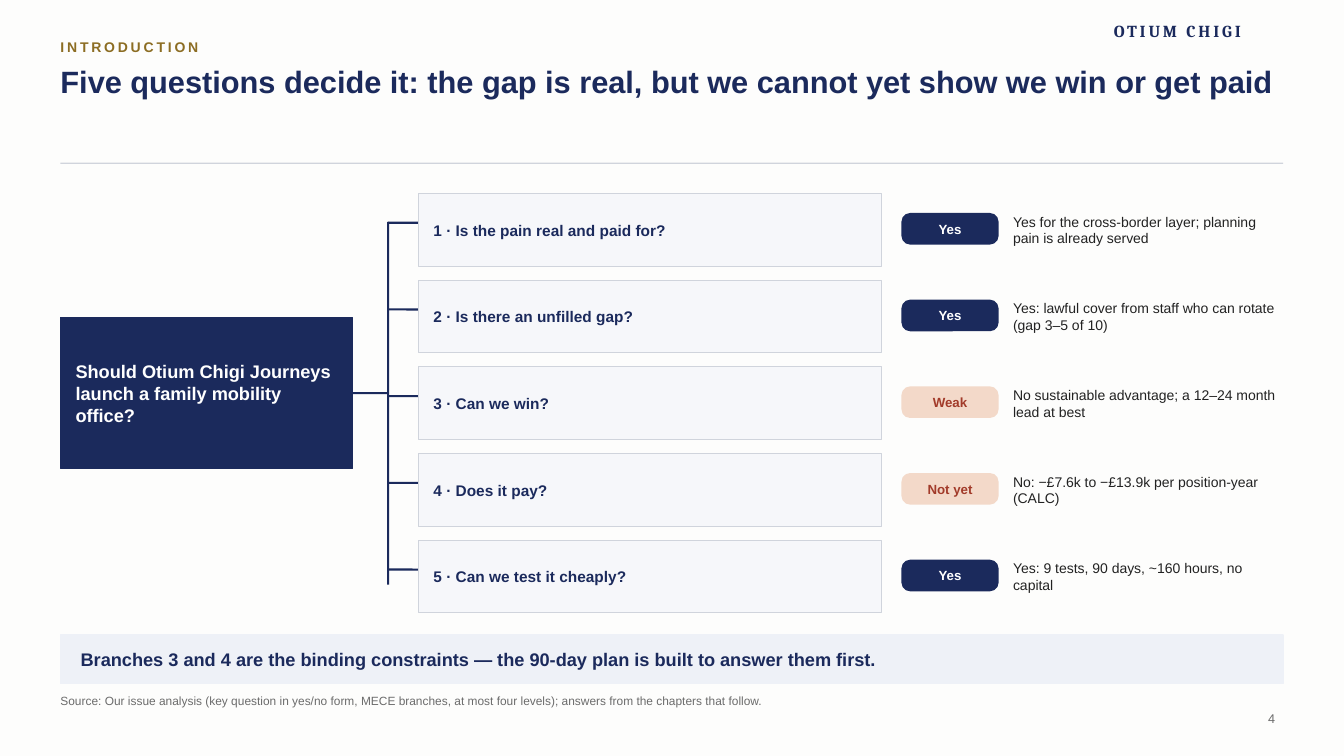
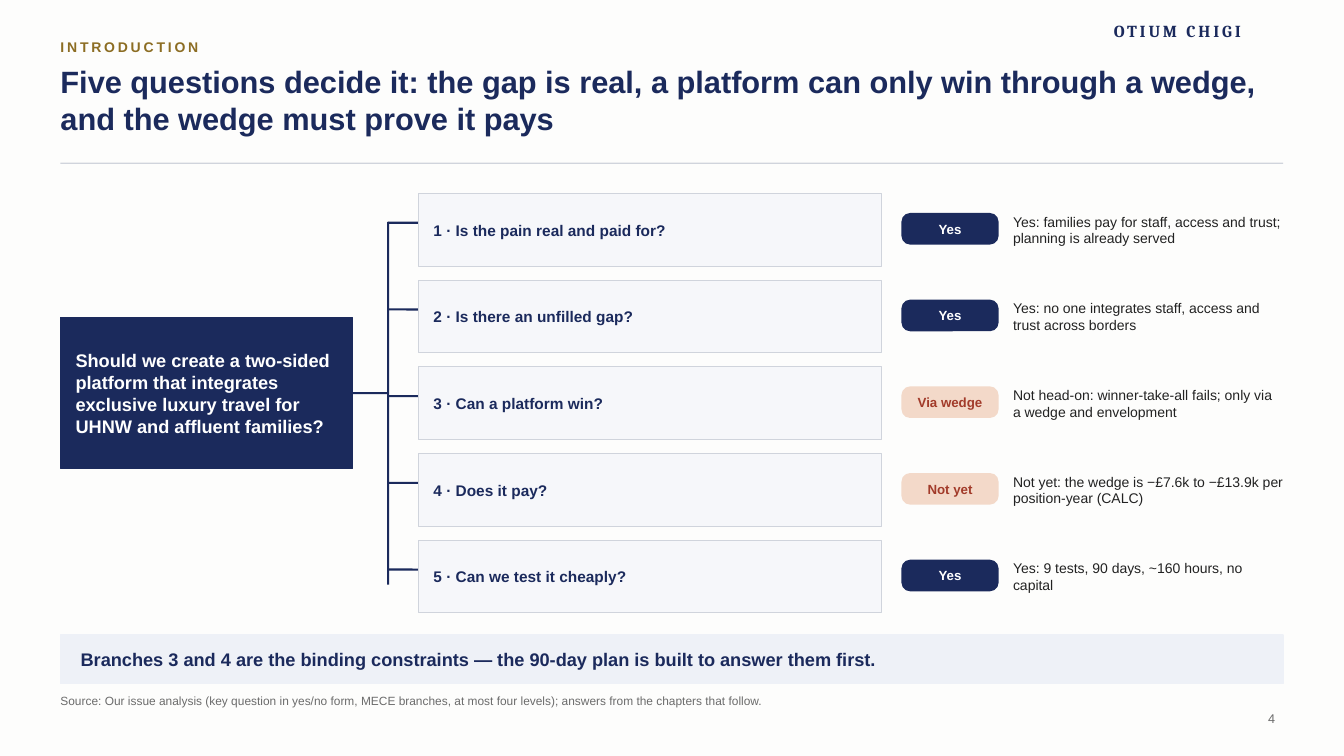
Before and after one commit to algarcalebe-web/legendary-bassoon, a slide deck: slide 4 of deck/Otium_Chigi_Journeys_Strategy_Deck.pptx. Drawn at 1344x756 pixels with LibreOffice and Linux fonts; fonts in the diff are those of the drawing; background and template pictures are left out. Boxes give left, top, right and bottom in pixels: in the first picture for what was removed or moved away, otherwise in the second. Text is boxed around its words. In the diff, an @@ line names an element or a change of style, - is before the commit and + after.

```diff
--- a/deck/Otium_Chigi_Journeys_Strategy_Deck.pptx
+++ b/deck/Otium_Chigi_Journeys_Strategy_Deck.pptx
@@ title at box(60, 70, 1255, 135): text changed @@
-Five questions decide it: the gap is real, but we cannot yet show we win or get paid
+Five questions decide it: the gap is real, a platform can only win through a wedge, and the wedge must prove it pays
@@ text at box(1013, 217, 1281, 246): text changed @@
-Yes for the cross-border layer; planning pain is already served
+Yes: families pay for staff, access and trust; planning is already served
@@ text at box(1013, 303, 1259, 330): text changed @@
-Yes: lawful cover from staff who can rotate (gap 3–5 of 10)
+Yes: no one integrates staff, access and trust across borders
@@ text at box(76, 353, 330, 433): text changed @@
-Should Otium Chigi Journeys launch a family mobility office?
+Should we create a two-sided platform that integrates exclusive luxury travel for UHNW and affluent families?
@@ text at box(433, 398, 603, 412): text changed @@
-3 · Can we win?
+3 · Can a platform win?
@@ text at box(918, 397, 982, 410): text changed @@
-Weak
+Via wedge
@@ text at box(1013, 390, 1272, 420): text changed @@
-No sustainable advantage; a 12–24 month lead at best
+Not head-on: winner-take-all fails; only via a wedge and envelopment
@@ text at box(1013, 477, 1283, 506): text changed @@
-No: −£7.6k to −£13.9k per position-year (CALC)
+Not yet: the wedge is −£7.6k to −£13.9k per position-year (CALC)
```
Also in this commit, not shown: 11 other slides changed, 6 slides added, 3 other files.
